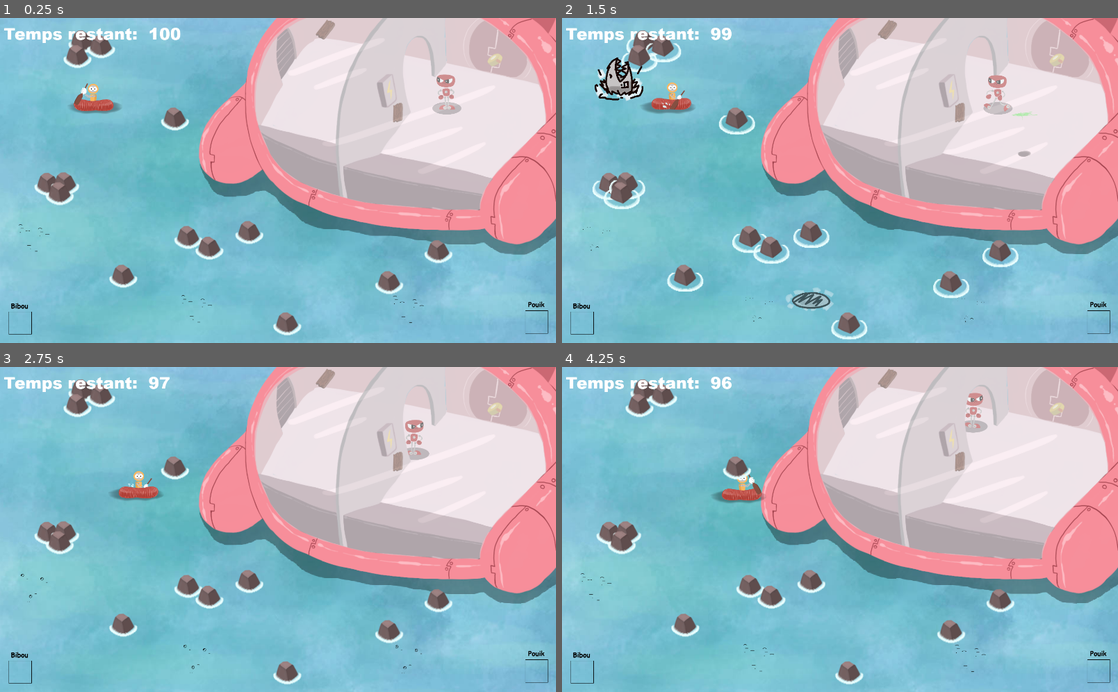
Above: before the commit, frames 1-4 (two rows, left to right).
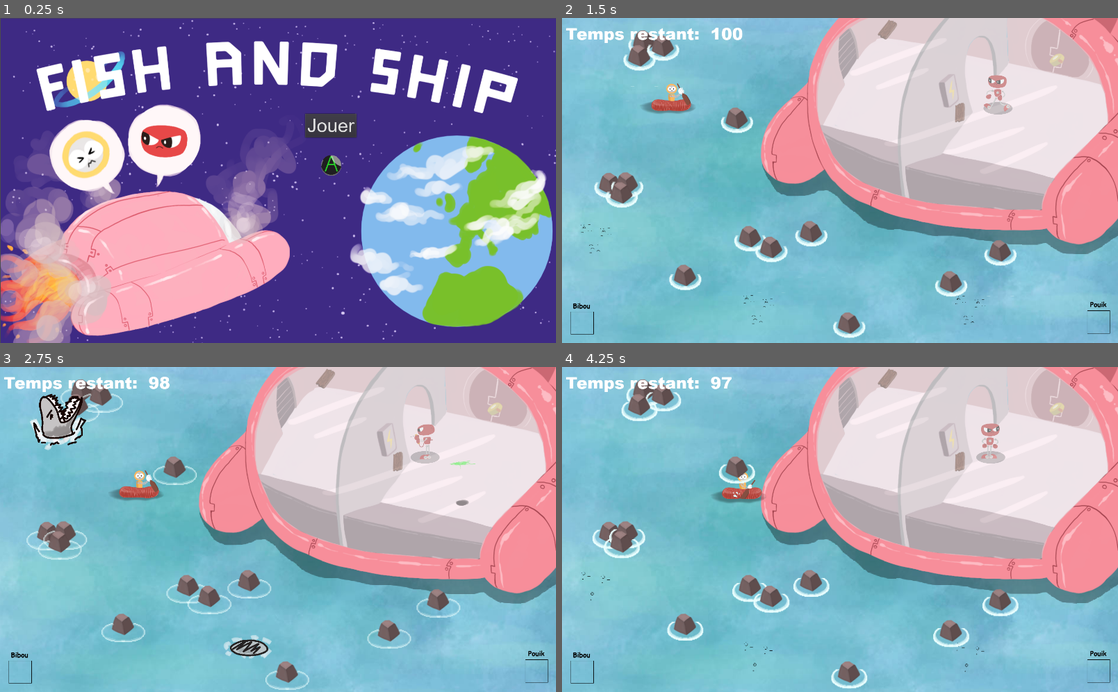
Above: after the commit, the same moments.

Repository: Majimo/FishAndShip
Game: Godot game, scene res://scenes/Intro.tscn
Two runs of this game, one before a commit and one after it. Both use one fixed random seed, a clock stepped at 60 frames per second and the inputs below. Before the commit the project starts from res://scenes/MainWorld.tscn. Sound files missing from this copy of the repository are replaced by a short silence.
Inputs (mouse positions are in pixels of both pictures, inside the frame that each line leads up to):
- Up to frame 1 (0.25 s): no input
- Up to frame 2 (1.5 s): click (895, 125) at 0.5 s, where only the run after the commit has a clickable "Jouer"; tap Enter (ui_accept) at 1.25 s; hold Right (ui_right) from 1.28 s (still down); hold Q (ui_left2) from 1.28 s (still down)
- Up to frame 3 (2.75 s): tap Enter (ui_accept) at 1.52, 2.27 s; tap D (ui_right2) at 1.55, 2.1 s; release Right (ui_right) at 2.03 s; release Q (ui_left2) at 2.03 s; hold Down (ui_down) from 2.03 s (still down); tap Z (ui_up2) at 2.3 s
- Up to frame 4 (4.25 s): release Down (ui_down) at 2.78 s; hold Right (ui_right) 2.78-3.53 s; hold Z (ui_up2) 2.78-3.53 s; tap Q (ui_left2) at 3.05, 3.6 s; hold Up (ui_up) from 3.53 s (still down); tap Enter (ui_accept) at 3.77 s; tap D (ui_right2) at 3.8 s

The runs differ from the first frame. In frame 1, 98% of the frame differs, in the area x 0-100%, y 0-100%; in frame 2, 3.4%; in frame 3, 4.1%; in frame 4, 3.1%.
Error before the commit: Parse Error: The identifier "area" isn't declared in the current scope. (res://scripts/GlobalZonesAReparer.gd:12)

Commit message:
fail de Pouik

Diff:
--- a/project.godot
+++ b/project.godot
@@ -16,15 +16,13 @@
 [application]
 
 config/name="FishAndShip"
-run/main_scene="res://scenes/MainWorld.tscn"
+run/main_scene="res://scenes/Intro.tscn"
 config/icon="res://icon.png"
 
 [display]
 
 window/size/width=1536
 window/size/height=900
-window/size/test_width=1024
-window/size/test_height=600
 window/stretch/mode="viewport"
 window/stretch/aspect="keep"
 
@@ -58,24 +56,48 @@
 , Object(InputEventJoypadMotion,"resource_local_to_scene":false,"resource_name":"","device":0,"axis":1,"axis_value":1.0,"script":null)
  ]
 }
-ui_up2={
+ui_right2={
 "deadzone": 0.5,
-"events": [ Object(InputEventKey,"resource_local_to_scene":false,"resource_name":"","device":0,"alt":false,"shift":false,"control":false,"meta":false,"command":false,"pressed":false,"scancode":90,"unicode":0,"echo":false,"script":null)
+"events": [ Object(InputEventJoypadMotion,"resource_local_to_scene":false,"resource_name":"","device":1,"axis":0,"axis_value":1.0,"script":null)
+, Object(InputEventKey,"resource_local_to_scene":false,"resource_name":"","device":0,"alt":false,"shift":false,"control":false,"meta":false,"command":false,"pressed":false,"scancode":68,"unicode":0,"echo":false,"script":null)
+ ]
+}
+ui_left2={
+"deadzone": 0.5,
+"events": [ Object(InputEventJoypadMotion,"resource_local_to_scene":false,"resource_name":"","device":1,"axis":0,"axis_value":-1.0,"script":null)
+, Object(InputEventKey,"resource_local_to_scene":false,"resource_name":"","device":0,"alt":false,"shift":false,"control":false,"meta":false,"command":false,"pressed":false,"scancode":81,"unicode":0,"echo":false,"script":null)
  ]
 }
 ui_down2={
 "deadzone": 0.5,
-"events": [ Object(InputEventKey,"resource_local_to_scene":false,"resource_name":"","device":0,"alt":false,"shift":false,"control":false,"meta":false,"command":false,"pressed":false,"scancode":83,"unicode":0,"echo":false,"script":null)
+"events": [ Object(InputEventJoypadMotion,"resource_local_to_scene":false,"resource_name":"","device":1,"axis":1,"axis_value":1.0,"script":null)
+, Object(InputEventKey,"resource_local_to_scene":false,"resource_name":"","device":0,"alt":false,"shift":false,"control":false,"meta":false,"command":false,"pressed":false,"scancode":83,"unicode":0,"echo":false,"script":null)
  ]
 }
-ui_right2={
+ui_up2={
 "deadzone": 0.5,
-"events": [ Object(InputEventKey,"resource_local_to_scene":false,"resource_name":"","device":0,"alt":false,"shift":false,"control":false,"meta":false,"command":false,"pressed":false,"scancode":68,"unicode":0,"echo":false,"script":null)
+"events": [ Object(InputEventJoypadMotion,"resource_local_to_scene":false,"resource_name":"","device":1,"axis":1,"axis_value":-1.0,"script":null)
+, Object(InputEventKey,"resource_local_to_scene":false,"resource_name":"","device":0,"alt":false,"shift":false,"control":false,"meta":false,"command":false,"pressed":false,"scancode":90,"unicode":0,"echo":false,"script":null)
  ]
 }
-ui_left2={
+manette_A={
 "deadzone": 0.5,
-"events": [ Object(InputEventKey,"resource_local_to_scene":false,"resource_name":"","device":0,"alt":false,"shift":false,"control":false,"meta":false,"command":false,"pressed":false,"scancode":81,"unicode":0,"echo":false,"script":null)
+"events": [ Object(InputEventKey,"resource_local_to_scene":false,"resource_name":"","device":0,"alt":false,"shift":false,"control":false,"meta":false,"command":false,"pressed":false,"scancode":85,"unicode":0,"echo":false,"script":null)
+ ]
+}
+manette_B={
+"deadzone": 0.5,
+"events": [ Object(InputEventKey,"resource_local_to_scene":false,"resource_name":"","device":0,"alt":false,"shift":false,"control":false,"meta":false,"command":false,"pressed":false,"scancode":73,"unicode":0,"echo":false,"script":null)
+ ]
+}
+manette_X={
+"deadzone": 0.5,
+"events": [ Object(InputEventKey,"resource_local_to_scene":false,"resource_name":"","device":0,"alt":false,"shift":false,"control":false,"meta":false,"command":false,"pressed":false,"scancode":79,"unicode":0,"echo":false,"script":null)
+ ]
+}
+manette_Y={
+"deadzone": 0.5,
+"events": [ Object(InputEventKey,"resource_local_to_scene":false,"resource_name":"","device":0,"alt":false,"shift":false,"control":false,"meta":false,"command":false,"pressed":false,"scancode":80,"unicode":0,"echo":false,"script":null)
  ]
 }
 
--- a/scenes/MainWorld.tscn
+++ b/scenes/MainWorld.tscn
@@ -34,13 +34,14 @@
 [ext_resource path="res://assets/blobOmbre.png" type="Texture" id=32]
 [ext_resource path="res://scripts/Watering2D.shader" type="Shader" id=33]
 [ext_resource path="res://assets/cercleOmbre.png" type="Texture" id=34]
-
-[sub_resource type="ShaderMaterial" id=3]
+[ext_resource path="res://sounds/Fail.wav" type="AudioStream" id=35]
+
+[sub_resource type="ShaderMaterial" id=1]
 shader = ExtResource( 33 )
 shader_param/size = null
 shader_param/size2 = 2.0
 
-[sub_resource type="ArrayMesh" id=4]
+[sub_resource type="ArrayMesh" id=2]
 surfaces/0 = {
 "aabb": AABB( -60, -63.3, 0, 122.3, 122.3, 0 ),
 "array_data": PoolByteArray( 0, 0, 200, 65, 205, 204, 106, 194, 0, 0, 50, 63, 154, 153, 41, 61, 0, 0, 200, 65, 0, 0, 10 …(2475 unchanged characters)…
@@ -377,6 +378,9 @@
 
 [node name="VaisseauCoule" type="Timer" parent="."]
 wait_time = 100.0
+
+[node name="Fail" type="AudioStreamPlayer" parent="."]
+stream = ExtResource( 35 )
 [connection signal="module_repaired" from="ZonesAReparer/ZoneAReparer1" to="ZonesAReparer/ZoneAReparer1" method="_on_ZoneAReparer1_module_repaired"]
 [connection signal="module_repaired" from="ZonesAReparer/ZoneAReparer2" to="ZonesAReparer" method="_on_ZoneAReparer2_module_repaired"]
 [connection signal="module_repaired" from="ZonesAReparer/ZoneAReparer3" to="ZonesAReparer" method="_on_ZoneAReparer3_module_repaired"]
--- a/scripts/AbstractPerso.gd
+++ b/scripts/AbstractPerso.gd
@@ -13,8 +13,7 @@
 	$Timer.start(time)
 
 func reset_player_animation():
-#	print('Reset de l\'animation')
-	pass
+	print('Reset de l\'animation')
 
 
 func _on_BibouPeche_finished():
--- a/scripts/GlobalZonesAReparer.gd
+++ b/scripts/GlobalZonesAReparer.gd
@@ -7,7 +7,7 @@
 		get_tree().change_scene("res://scenes/WinOver.tscn")
 
 
-func _on_ZoneAReparer1_module_repaired():
+func _on_ZoneAReparer1_module_repaired(area):
 	modulesRepares[0] = 1
 	area.remove_from_group('zoneAReparer')
 
--- a/scripts/MainWorld.gd
+++ b/scripts/MainWorld.gd
@@ -105,6 +105,7 @@
 		pouik_objet_tenu = null
 		emit_signal("zone1_est_repare")
 	else:
+		$Fail.play()
 		print("pouik ne tiens pas le bon objet ou ne tiens pas d'objet")
 
 func repareZone2():
@@ -120,7 +121,9 @@
 		pouik_objet_tenu = null
 		emit_signal("zone2_est_repare")
 	else:
+		$Fail.play()
 		print("pouik ne tiens pas le bon objet ou ne tiens pas d'objet")
+
 func repareZone3():
 	if pouik_tiens_objet == true and pouik_objet_tenu == objet_zone3:
 		pouik_tiens_objet = false
@@ -134,7 +137,9 @@
 		pouik_objet_tenu = null
 		emit_signal("zone3_est_repare")
 	else:
+		$Fail.play()
 		print("pouik ne tiens pas le bon objet ou ne tiens pas d'objet")
+
 func perd_objet_par_obstacle(qui):  #requin ou acide.
 	if(qui=="Perso1"):
 		print("BIBOU est touché par un requinnnnnnnnnnnn")
@@ -157,16 +162,8 @@
 			# jouer une super animtion de perte
 			print(qui+" POUIK  a perdu son objet")
 
-
-
-
-
-
-
-
 func objet_aleatoire():
 	return objets[rand_range(0,2)]
 
-
 func _on_Musique_finished():
 	$Musique.play()
--- a/scripts/Perso2.gd
+++ b/scripts/Perso2.gd
@@ -49,19 +49,34 @@
 
 func _on_Area2D_area_entered(area):
 	if area.is_in_group("zoneAReparer1"):
-		emit_signal("repareZone1")
-	if area.is_in_group("zoneAReparer2"):
-		emit_signal("repareZone2")
-	if area.is_in_group("zoneAReparer3"):
-		emit_signal("repareZone3")
-
-	if est_repare == true and area.is_in_group("zoneAReparer"):
 		$PouikSoude.play()
 		$Sprite.stop()
 		isSpecialAction = "pouik_soude"
 		$Sprite.play(isSpecialAction)
 		actionPersoAvecAttente('Hop hop, on répare', 2)
-		area._on_Perso2_repairModule(area)
+		emit_signal("repareZone1")
+	if area.is_in_group("zoneAReparer2"):
+		$PouikSoude.play()
+		$Sprite.stop()
+		isSpecialAction = "pouik_soude"
+		$Sprite.play(isSpecialAction)
+		actionPersoAvecAttente('Hop hop, on répare', 2)
+		emit_signal("repareZone2")
+	if area.is_in_group("zoneAReparer3"):
+		$PouikSoude.play()
+		$Sprite.stop()
+		isSpecialAction = "pouik_soude"
+		$Sprite.play(isSpecialAction)
+		actionPersoAvecAttente('Hop hop, on répare', 2)
+		emit_signal("repareZone3")
+
+#	if est_repare == true and area.is_in_group("zoneAReparer"):
+#		$PouikSoude.play()
+#		$Sprite.stop()
+#		isSpecialAction = "pouik_soude"
+#		$Sprite.play(isSpecialAction)
+#		actionPersoAvecAttente('Hop hop, on répare', 2)
+#		area._on_Perso2_repairModule(area)
 
 func zone_est_repare(est_repare):
 	return true
Not shown: 7 places in scenes/MainWorld.tscn that only renumber resources
Not shown, added: sounds/Fail.wav.import
Not shown, added: sounds/Fail.wav
